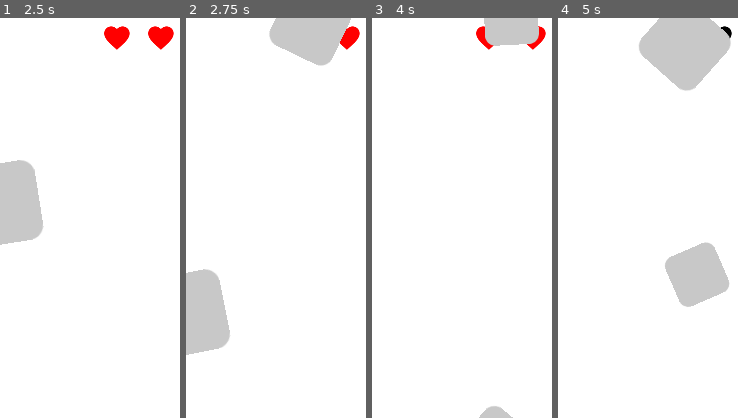
Above: before the commit, frames 1-4 (left to right).
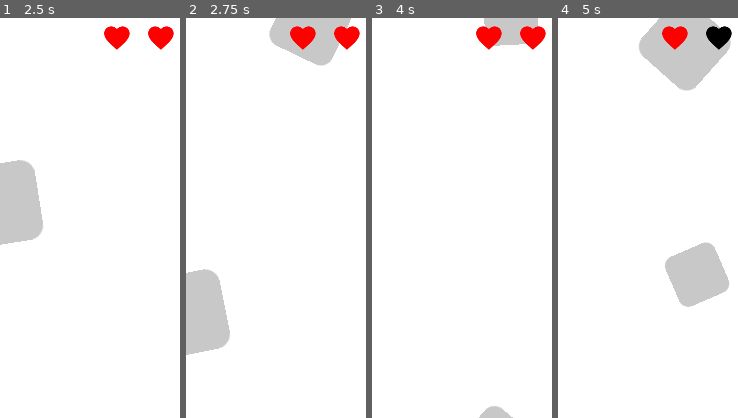
Above: after the commit, the same moments.

Repository: EmilienLeroy/FallingSquare
Game: Godot game, scene res://main.tscn
The game is run twice, just before and just after one commit, with the same random seed, the same clock (stepped at 60 frames per second) and the same inputs.
Inputs (mouse positions are % of the whole screen's width and height, from its top left):
- Up to frame 1 (2.5 s): click (51, 49) at 0.5 s; tap Enter at 1.25 s; move the mouse to (72, 45) at 1.27 s; click (72, 45) at 1.42 s; move the mouse to (36, 6) at 2.02 s; click (36, 6) at 2.17 s
- Up to frame 2 (2.75 s): no input
- Up to frame 3 (4 s): move the mouse to (71, 1) at 2.77 s; click (71, 1) at 2.92 s; move the mouse to (17, 2) at 3.52 s; click (17, 2) at 3.67 s
- Up to frame 4 (5 s): move the mouse to (75, 4) at 4.27 s; click (75, 4) at 4.42 s
The pictures show only the part of the screen within x 36-86%, y 0-50%; the shares and areas given below are measured in that part.

Frame 1 is identical in both runs. In frame 2, 0.8% of the frame differs, in the area x 57-90%, y 2-8%; in frame 3, 0.7%; in frame 4, 1.1%, in the area x 57-96%, y 2-8%.

Commit message:
🐛 Fix heart into the front of the game

Diff:
--- a/views/game.gd
+++ b/views/game.gd
@@ -17,7 +17,7 @@
 
 func set_life(life):
 	lifes = life;
-	$Life.update_hearts(life);
+	$Front/Life.update_hearts(life);
 
 func create_item():
 	var scale = rand_range(0.5, 1.2);
@@ -53,7 +53,7 @@
 
 func on_life_loose():
 	lifes = lifes - 1;
-	$Life.remove_heart();
+	$Front/Life.remove_heart();
 
 	if (lifes == 0):
 		emit_signal("lose");
--- a/views/game.tscn
+++ b/views/game.tscn
@@ -8,10 +8,12 @@
 [node name="Game" type="Node2D"]
 script = ExtResource( 3 )
 
-[node name="Life" parent="." instance=ExtResource( 1 )]
-margin_left = 227.0
+[node name="Front" type="CanvasLayer" parent="."]
+
+[node name="Life" parent="Front" instance=ExtResource( 1 )]
+margin_left = -133.0
 margin_top = 4.0
-margin_right = 359.0
+margin_right = -1.0
 margin_bottom = 46.0
 
 [node name="Zone" parent="." instance=ExtResource( 2 )]
